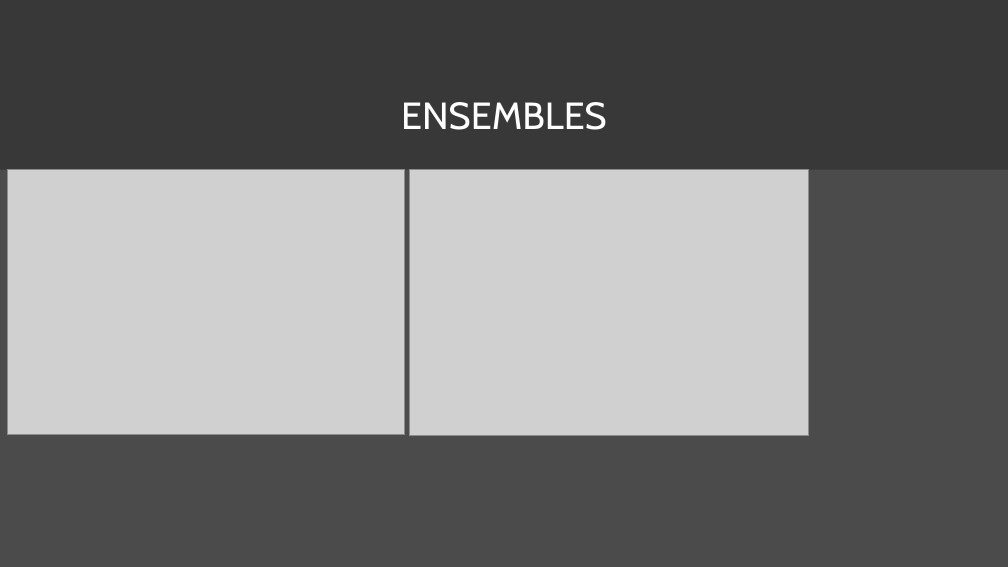
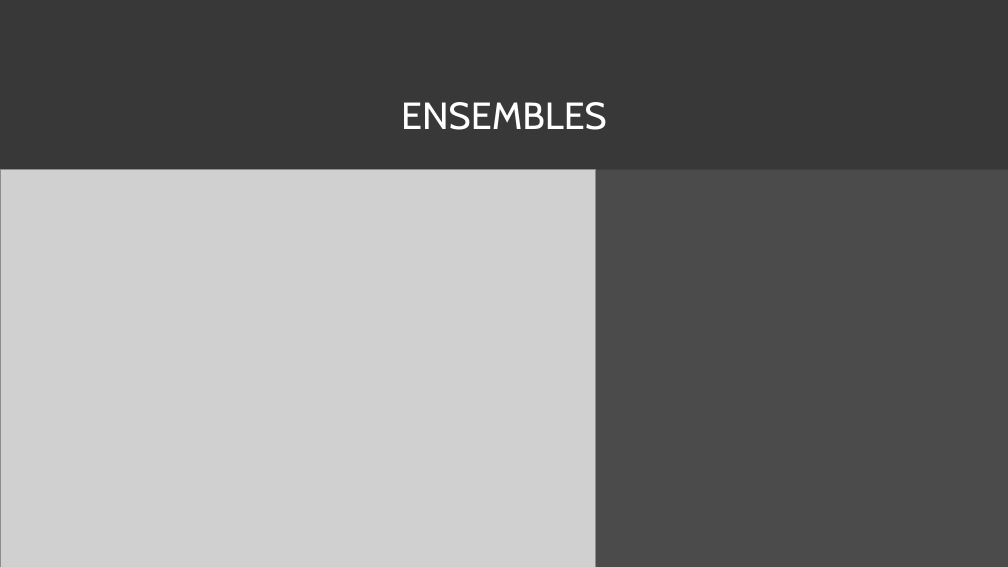
Before and after one commit to bkuwahara/predicting-2ndwaves-udes, a slide deck: slide 19 of papers/seminar.pptx (slide 16 before the commit). Drawn at 1008x567 pixels with LibreOffice and Linux fonts; fonts in the diff are those of the drawing; grey boxes stand for pictures; background and template pictures are left out. Boxes give left, top, right and bottom in pixels: in the first picture for what was removed or moved away, otherwise in the second. Text is boxed around its words. In the diff, an @@ line names an element or a change of style, - is before the commit and + after.

Commit message:
Generated data for South Korea, Italy Added line to allow automated data collection for Korea, which has different heierarchy to its organization Ease of use changes to udde_ensemble

```diff
--- a/papers/seminar.pptx
+++ b/papers/seminar.pptx
@@ picture: place and size @@
-picture at box(7, 170, 404, 435)
+picture at box(0, 170, 596, 567)
@@ picture removed at box(410, 170, 809, 436) @@
```
Also in this commit, not shown: 10 other slides changed, 8 slides added, 1 slide removed, 5 other files.
